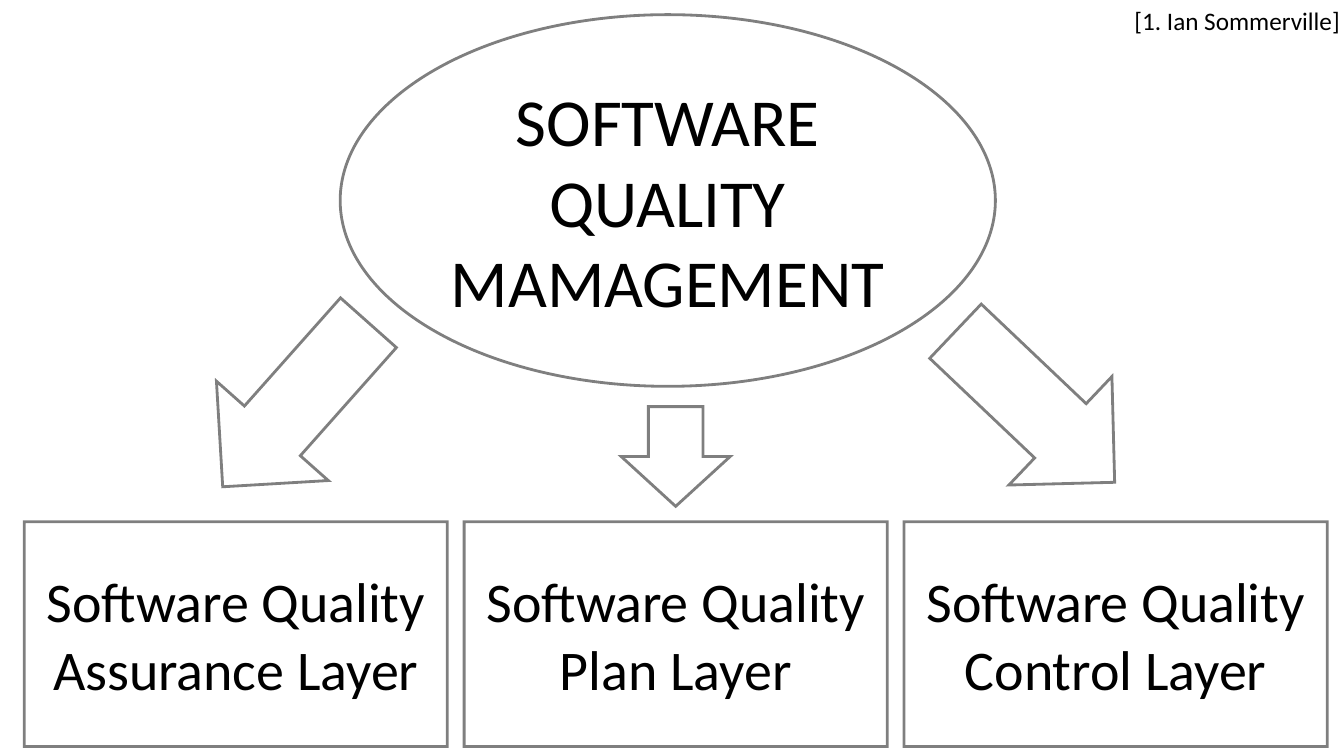
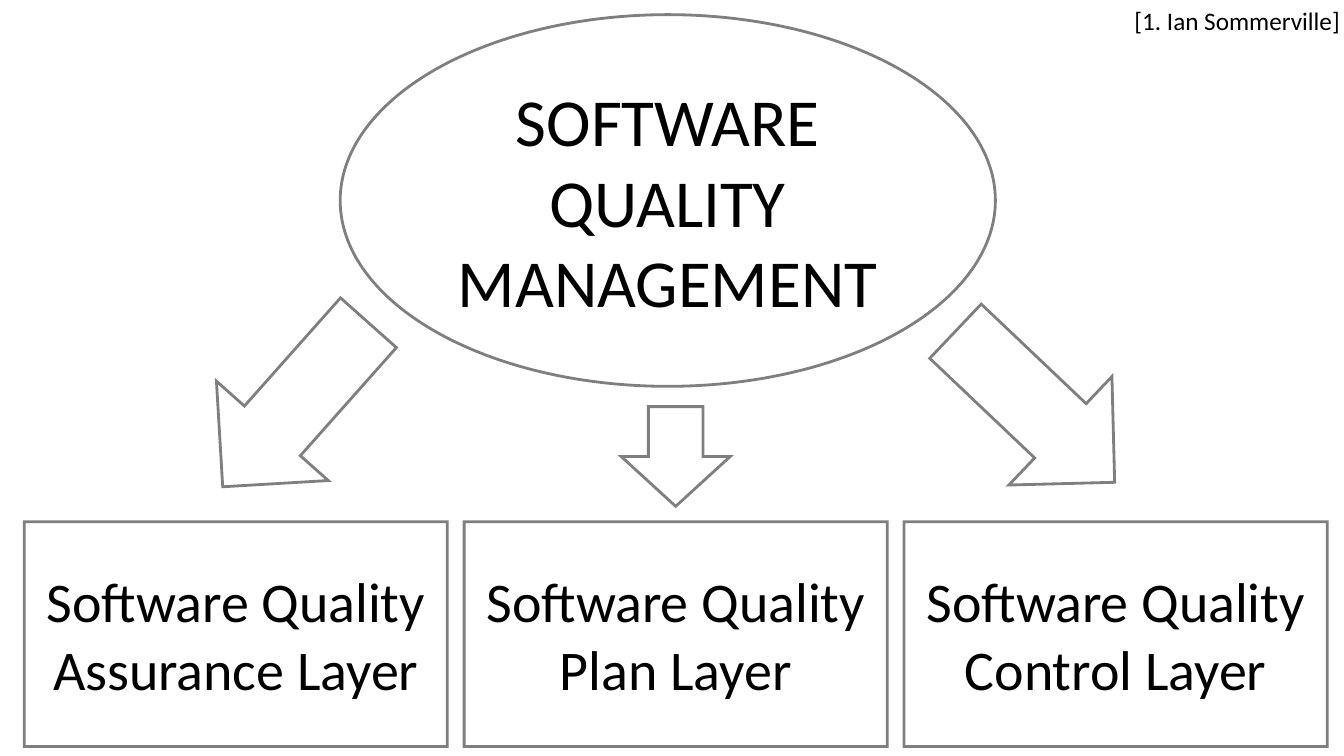
Before and after one commit to DaAnda97/E-Portfolio-PeerReview, a slide deck: slide 2 of Peer Review.pptx. Drawn at 1344x756 pixels with LibreOffice and Linux fonts; fonts in the diff are those of the drawing; background and template pictures are left out. Boxes give left, top, right and bottom in pixels: in the first picture for what was removed or moved away, otherwise in the second. Text is boxed around its words. In the diff, an @@ line names an element or a change of style, - is before the commit and + after.

Commit message:
corrected mistake

```diff
--- a/Peer Review.pptx
+++ b/Peer Review.pptx
@@ text in ellipse at [458,102,877,308]: text changed @@
-SOFTWARE QUALITY MAMAGEMENT
+SOFTWARE QUALITY MANAGEMENT
```
